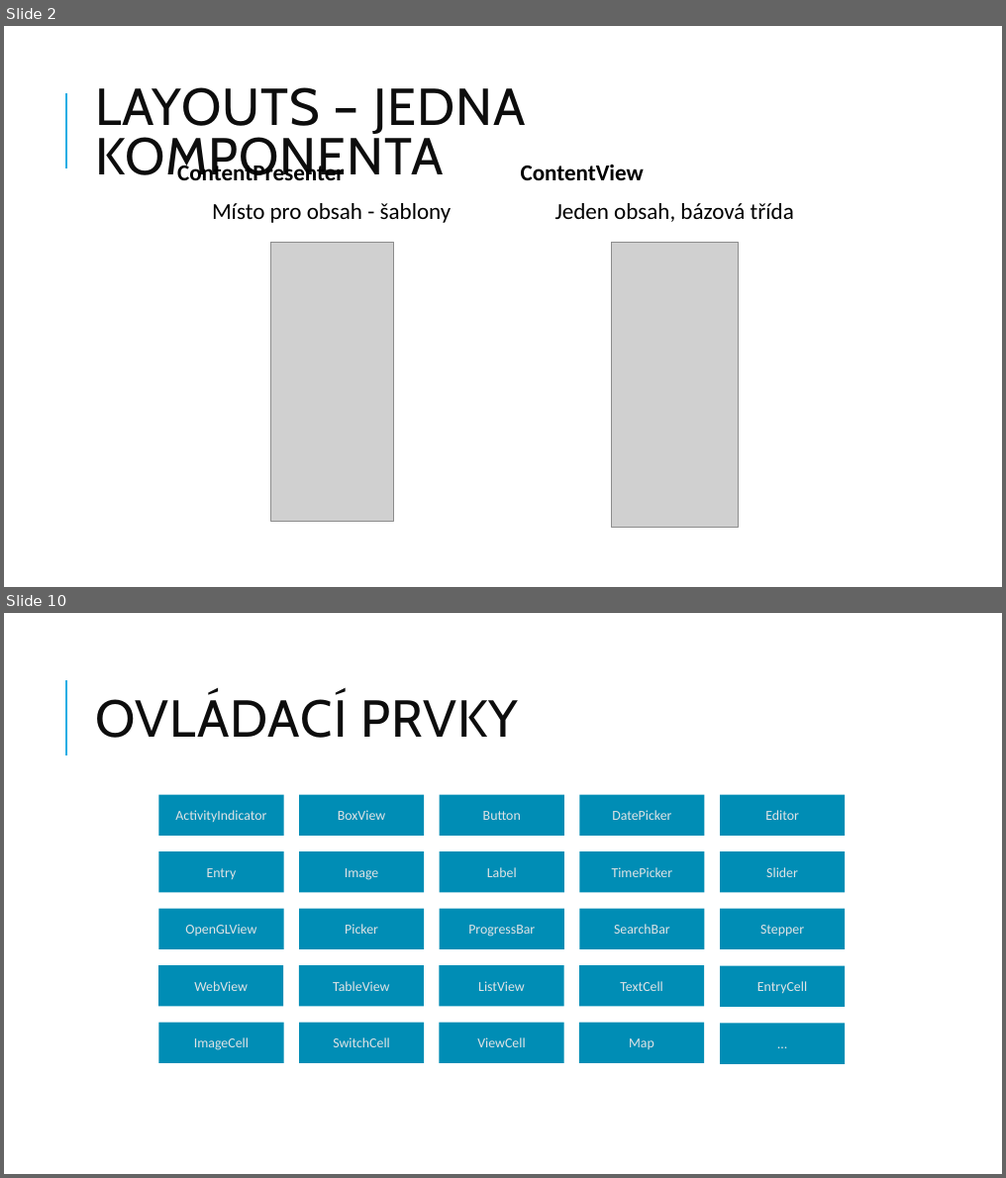
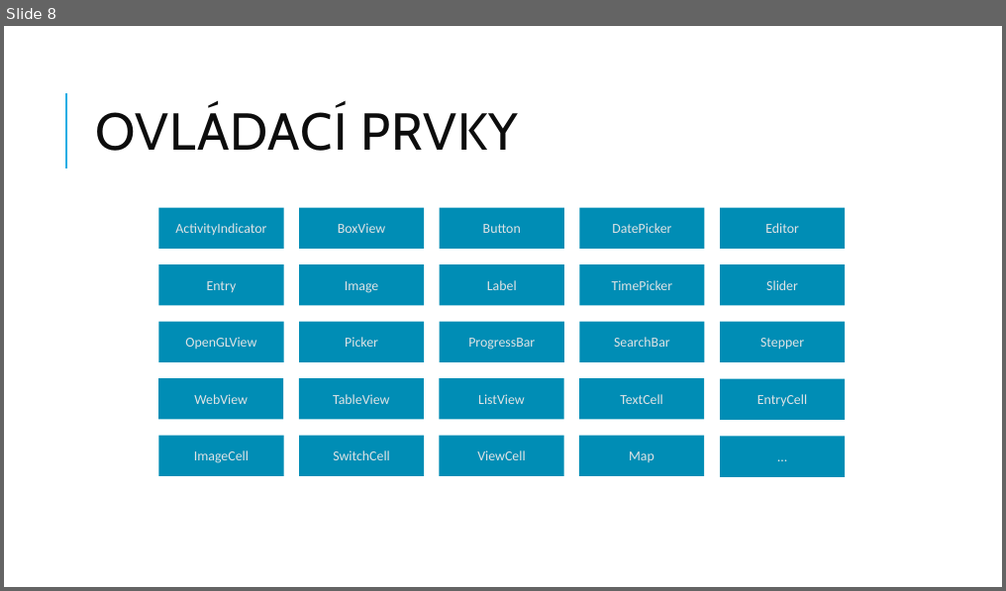
Before and after one commit to jasho/pv239-maui, a slide deck: 02_Design/PV239-Xamarin-02_Design.pptx. Shown one above the other, each under a label of ours: slides 2 and 10 before the commit, slide 8 after it; the slides between them are not shown. The pictures are 1006x1178 and 1006x591 pixels, drawn with LibreOffice and Linux fonts; fonts in the diff are those of the drawing; grey boxes stand for pictures. Boxes give left, top, right and bottom in pixels: in the first picture for what was removed or moved away, otherwise in the second. Text is boxed around its words. In the diff, an @@ line names an element or a change of style, - is before the commit and + after.

```diff
--- a/02_Design/PV239-Xamarin-02_Design.pptx
+++ b/02_Design/PV239-Xamarin-02_Design.pptx
@@ slide 2 removed at bbox=[4, 26, 1002, 587], background #FFFFFF; not listed: 1 template element that a slide beside it also shows @@
@@ title removed at bbox=[95, 87, 526, 180] @@
-LAYOUTS – JEDNA KOMPONENTA
@@ text removed at bbox=[177, 161, 451, 223] @@
-  ContentPresenter
-Místo pro obsah - šablony
@@ text removed at bbox=[521, 165, 794, 222] @@
-  ContentView
-Jeden obsah, bázová třída
@@ picture removed at bbox=[270, 242, 393, 521] @@
@@ picture removed at bbox=[611, 243, 739, 528] @@
@@ what was slide 10 is now slide 8 @@
```
Also in this commit, not shown: 9 slides changed, 1 slide added, 1 other slide removed.
